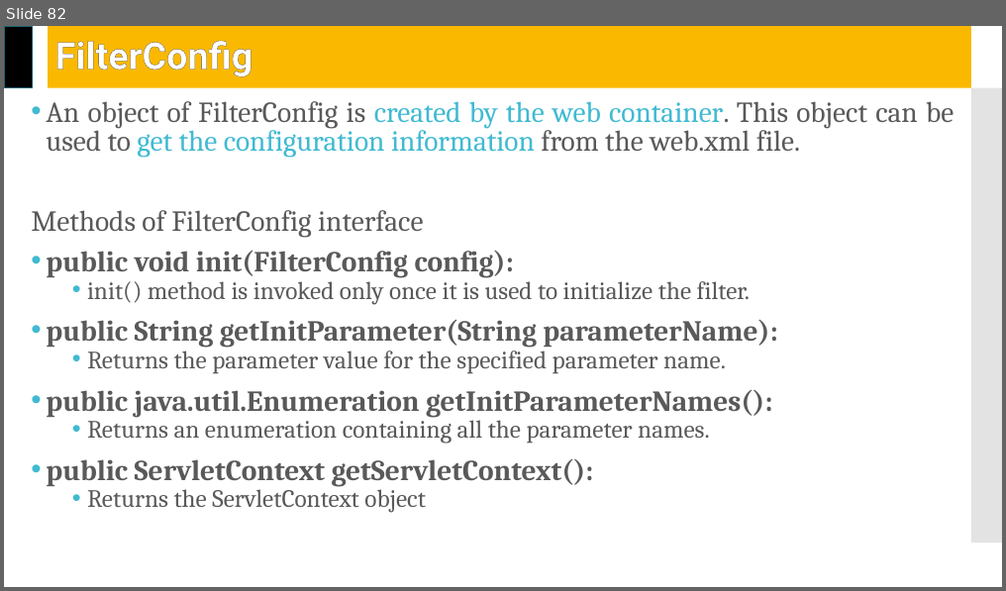
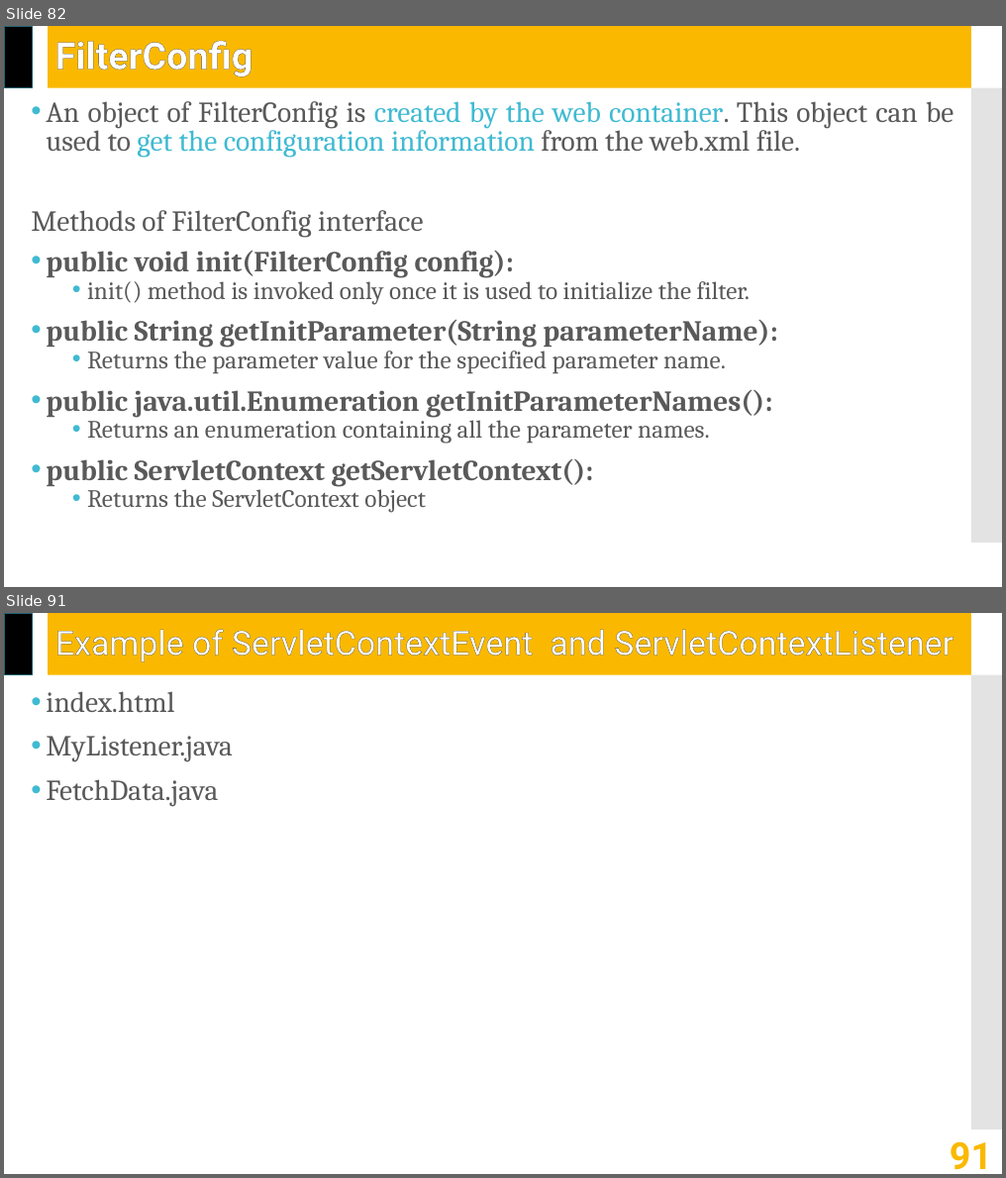
Before and after one commit to jrambasana/AJP2022-material, a slide deck: AJP Slides/AJP (01ce0502) - Unit 4 - Servlet API.pptx. Shown one above the other, each under a label of ours: slide 82 before the commit, slides 82 and 91 after it; the slides between them are not shown. The pictures are 1006x591 and 1006x1178 pixels, drawn with LibreOffice and Linux fonts; fonts in the diff are those of the drawing. Boxes give left, top, right and bottom in pixels: in the first picture for what was removed or moved away, otherwise in the second. Text is boxed around its words. In the diff, an @@ line names an element or a change of style, - is before the commit and + after.

```diff
--- a/AJP Slides/AJP (01ce0502) - Unit 4 - Servlet API.pptx
+++ b/AJP Slides/AJP (01ce0502) - Unit 4 - Servlet API.pptx
@@ slide 91 added at (4,613,1002,1174), background #FFFFFF; not listed: 3 template elements that a slide beside it also shows @@
@@ title added at (55,629,953,663), 32.4 pt, text #FFFFFF @@
+Example of ServletContextEvent and ServletContextListener
@@ text added at (46,691,233,806), 28 pt, text #595959 @@
+• index.html
+• MyListener.java
+• FetchData.java
@@ page number added at (949,1142,992,1170), 36 pt, text #FAB900, bold @@
+91
```
Also in this commit, not shown: 2 slides changed, 16 other slides added, 6 other files.
